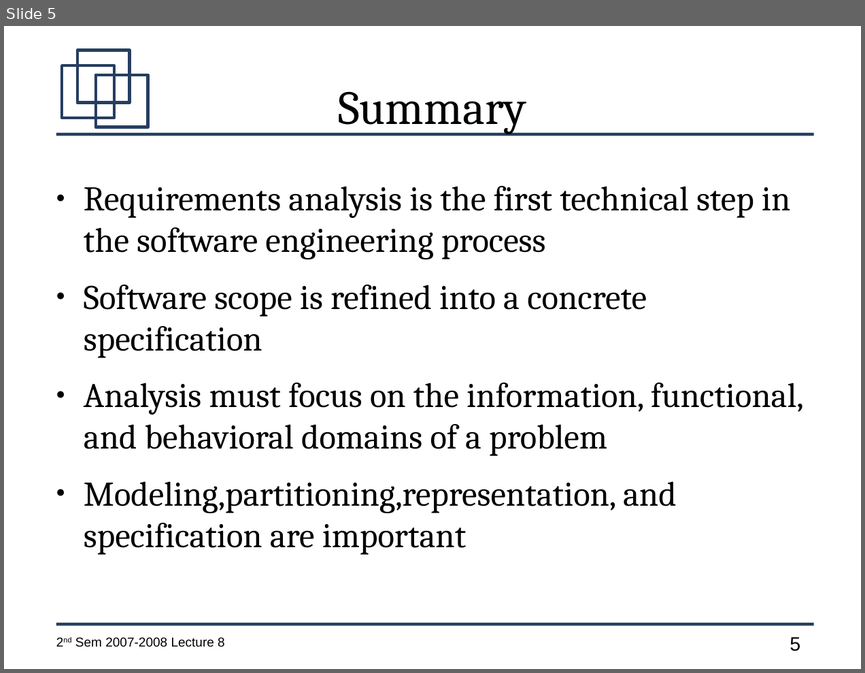
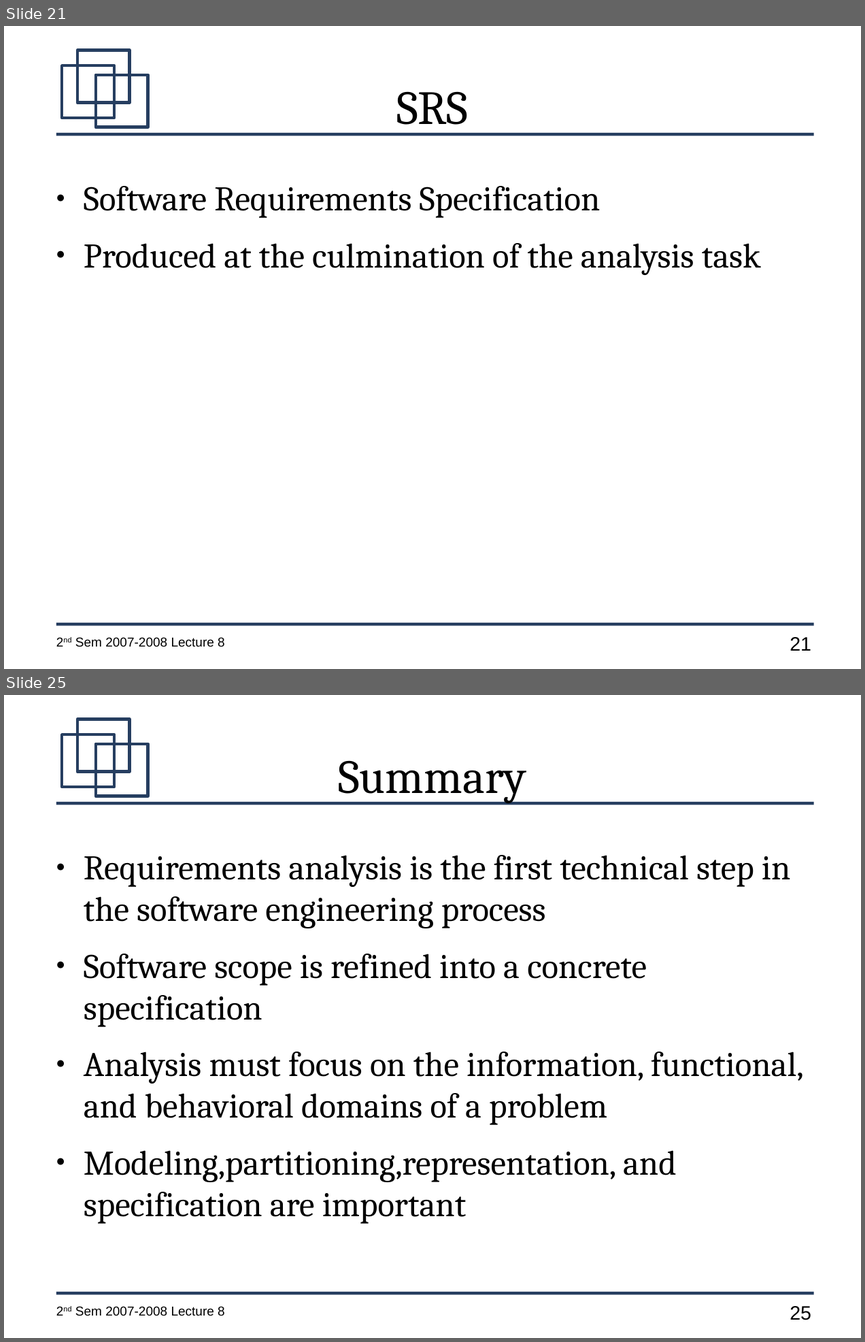
Before and after one commit to jachermocilla/jach-homepage, a slide deck: CMSC128-2nd-Sem-2007-L9.odp. Shown one above the other, each under a label of ours: slide 5 before the commit, slides 21 and 25 after it; the slides between them are not shown. The pictures are 865x673 and 865x1342 pixels, drawn with LibreOffice and Linux fonts; fonts in the diff are those of the drawing. Boxes give left, top, right and bottom in pixels: in the first picture for what was removed or moved away, otherwise in the second. Text is boxed around its words. In the diff, an @@ line names an element or a change of style, - is before the commit and + after.

```diff
--- a/CMSC128-2nd-Sem-2007-L9.odp
+++ b/CMSC128-2nd-Sem-2007-L9.odp
@@ slide 21 added at [4, 26, 861, 669], background #FFFFFF; not listed: 7 template elements that a slide beside it also shows @@
@@ title added at [396, 91, 468, 134], 44 pt, text #000000 @@
+SRS
@@ text added at [84, 186, 761, 275], 32 pt, text #000000 @@
+● Software Requirements Specification
+● Produced at the culmination of the analysis task
@@ what was slide 5 is now slide 25 @@
@@ page number at [789, 1306, 811, 1320]: text changed @@
-5
+25
```
Also in this commit, not shown: 1 slide changed, 19 other slides added.
